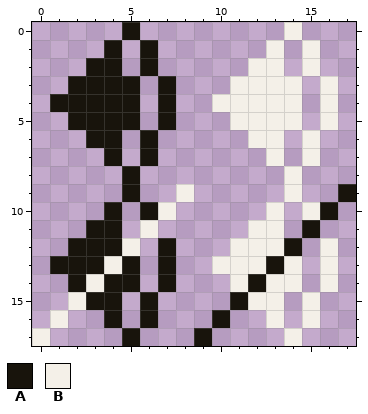
Pixel-art sprite -- games/platforms/res/mute.png. Above, as it was before the edit.
The file is 18x18 pixels.
Palette (. is transparent): A #18140c  B #f4f0e8
Pixels before, first column x 0:
 0 .....A........B...
 1 ....A.A......B.B..
 2 ...AA.A.....BB.B..
 3 ..AAAA.A...BBBB.B.
 4 .AAAAA.A..BBBBB.B.
 5 ..AAAA.A...BBBB.B.
 6 ...AA.A.....BB.B..
 7 ....A.A......B.B..
 8 .....A........B...
 9 .....A..B.....B..A
10 ....A.AB.....B.BA.
11 ...AA.B.....BB.A..
12 ..AAAB.A...BBBA.B.
13 .AAABA.A..BBBAB.B.
14 ..ABAA.A...BABB.B.
15 ..BAA.A....ABB.B..
16 .B..A.A...A..B.B..
17 B....A...A....B...
Now the later version:
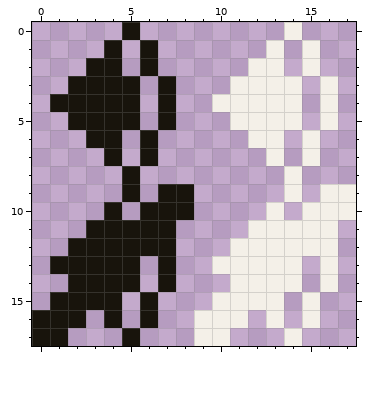
Change:
y 9: x 7..8 .B -> AA; x 16..17 .A -> BB
y 10: x 7..8 B. -> AA; x 16..17 A. -> BB
y 11: x 5..7 .B. -> AAA; x 14..16 .A. -> BBB
y 12: x 5..6 B. -> AA; x 14..15 A. -> BB
y 13: x 4 B -> A; x 13 A -> B
y 14: x 3 B -> A; x 12 A -> B
y 15: x 1..2 .B -> AA; x 10..11 .A -> BB
y 16: x 0..2 .B. -> AAA; x 9..11 .A. -> BBB
y 17: x 0..1 B. -> AA; x 9..10 A. -> BB
Where, in picture pixels (left, top, right, bottom), the same in both pictures:
changed: (32, 184, 356, 346)
